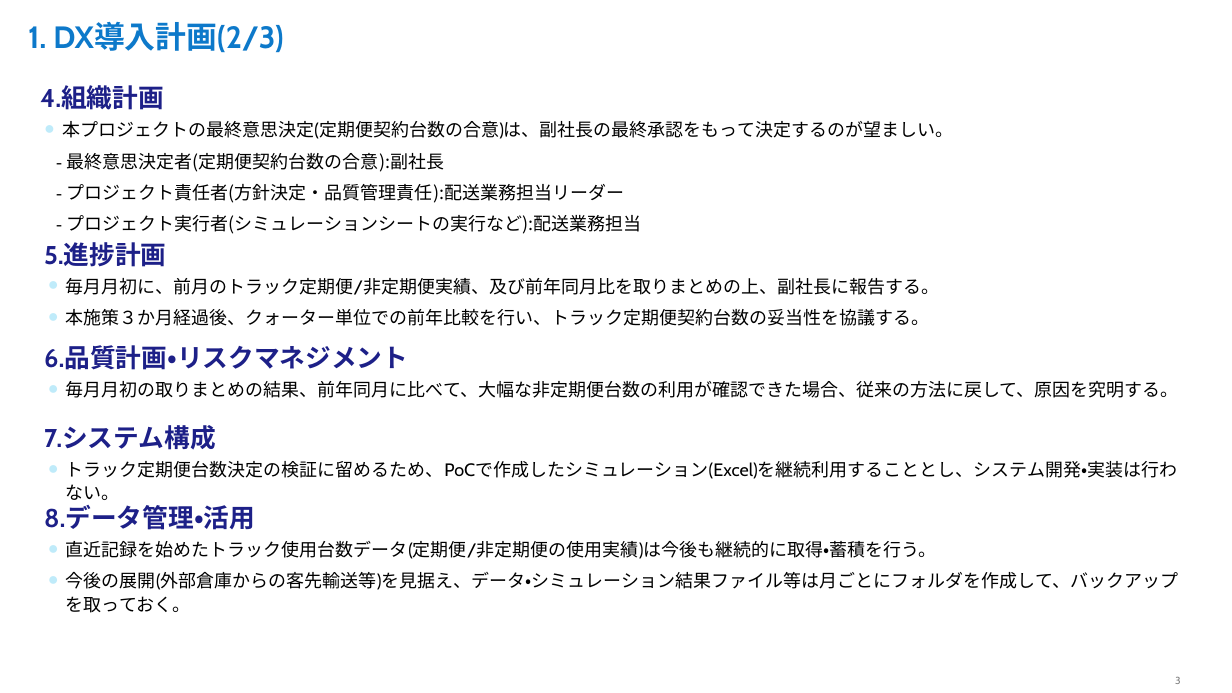
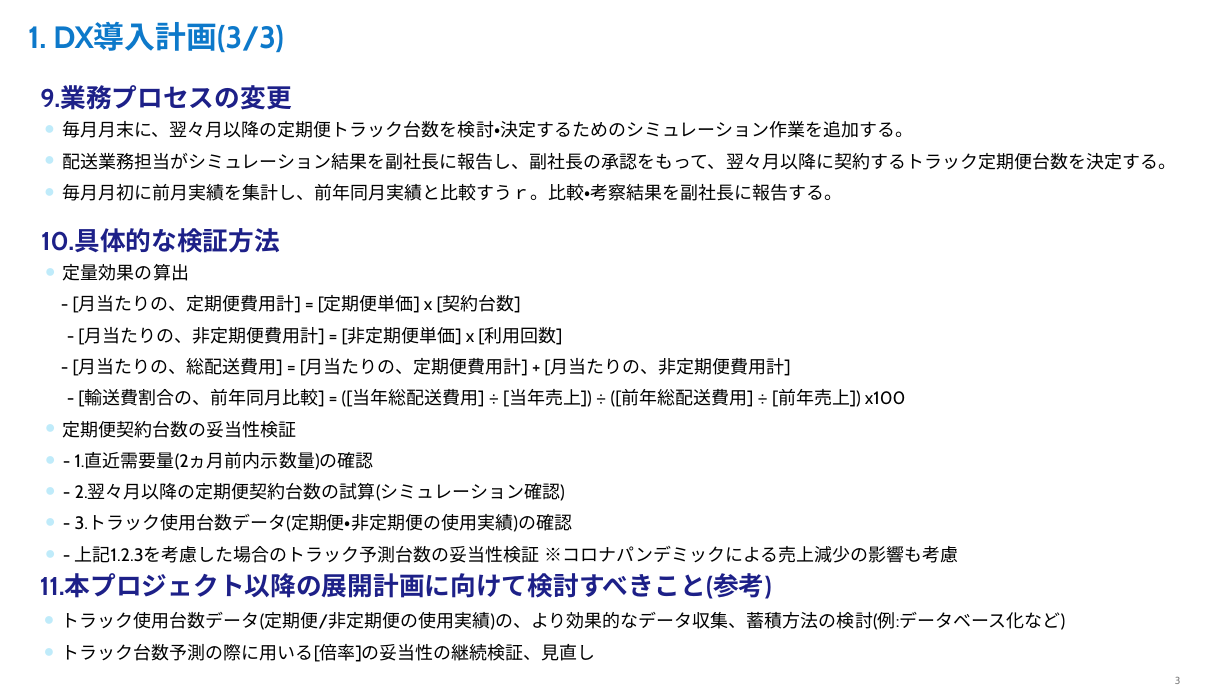
Before and after one commit to carreraastra/PBL01, a slide deck: slide 3 of PBL04_演習5_m.kiyo.pptx. Drawn at 1232x693 pixels with LibreOffice and Linux fonts; fonts in the diff are those of the drawing; background and template pictures are left out. Boxes give left, top, right and bottom in pixels: in the first picture for what was removed or moved away, otherwise in the second. Text is boxed around its words. In the diff, an @@ line names an element or a change of style, - is before the commit and + after.

```diff
--- a/PBL04_演習5_m.kiyo.pptx
+++ b/PBL04_演習5_m.kiyo.pptx
@@ text at box(28, 22, 284, 53): text changed @@
-1. DX導入計画(2/3)
+1. DX導入計画(3/3)
@@ table removed at box(37, 77, 1196, 238), 2 rows, 1 columns @@
-4.組織計画
-本プロジェクトの最終意思決定(定期便契約台数の合意)は、副社長の最終承認をもって決定するのが望ましい。 / - 最終意思決定者(定期便契約台数の合意):副社長 / - プロジェクト責任者(方針決定・品質管理責任):配送業務担当リーダー / - プロジェクト実行者(シミュレーションシートの実行など):配送業務担当
@@ table added at box(37, 77, 1196, 567), 2 rows, 1 columns @@
+9.業務プロセスの変更
+毎月月末に、翌々月以降の定期便トラック台数を検討・決定するためのシミュレーション作業を追加する。 / 配送業務担当がシミュレーション結果を副社長に報告し、副社長の承認をもって、翌々月以降に契約するトラック定期便台数を決定する。 / 毎月月初に前月実績を集計し、前年同月実績と比較すうｒ。比較・考察結果を副社長に報告する。
@@ table added at box(38, 219, 1197, 666), 2 rows, 1 columns @@
+10.具体的な検証方法
+定量効果の算出 / - [月当たりの、定期便費用計] = [定期便単価] x [契約台数] / - [月当たりの、非定期便費用計] = [非定期便単価] x [利用回数] / - [月当たりの、総配送費用] = [月当たりの、定期便費用計] + [月当たりの、非定期便費用計] / - [輸送費割合の、前年同月比較] = ([当年総配送費用] ÷ [当年売上]) ÷ ([前年総配送費用] ÷ [前年売上]) x100 / 定期便契約台数の妥当性検証 / - 1.直近需要量(2ヵ月前内示数量)の確認 / - 2.翌々月以降の定期便契約台数の試算(シミュレーション確認) / - 3.トラック使用台数データ(定期便・非定期便の使用実績)の確認 / - 上記1.2.3を考慮した場合のトラック予測台数の妥当性検証 ※コロナパンデミックによる売上減少の影響も考慮
@@ table removed at box(41, 233, 1200, 330), 2 rows, 1 columns @@
-5.進捗計画
-毎月月初に、前月のトラック定期便/非定期便実績、及び前年同月比を取りまとめの上、副社長に報告する。 / 本施策３か月経過後、クォーター単位での前年比較を行い、トラック定期便契約台数の妥当性を協議する。
@@ table removed at box(41, 336, 1200, 504), 2 rows, 1 columns @@
-6.品質計画・リスクマネジメント
-毎月月初の取りまとめの結果、前年同月に比べて、大幅な非定期便台数の利用が確認できた場合、従来の方法に戻して、原因を究明する。
@@ table removed at box(41, 416, 1200, 594), 2 rows, 1 columns @@
-7.システム構成
-トラック定期便台数決定の検証に留めるため、PoCで作成したシミュレーション(Excel)を継続利用することとし、システム開発・実装は行わない。
@@ table removed at box(41, 496, 1200, 617), 2 rows, 1 columns @@
-8.データ管理・活用
-直近記録を始めたトラック使用台数データ(定期便/非定期便の使用実績)は今後も継続的に取得・蓄積を行う。 / 今後の展開(外部倉庫からの客先輸送等)を見据え、データ・シミュレーション結果ファイル等は月ごとにフォルダを作成して、バックアップを取っておく。
@@ table added at box(36, 565, 1195, 666), 2 rows, 1 columns @@
+11.本プロジェクト以降の展開計画に向けて検討すべきこと(参考)
+トラック使用台数データ(定期便/非定期便の使用実績)の、より効果的なデータ収集、蓄積方法の検討(例:データベース化など) / トラック台数予測の際に用いる[倍率]の妥当性の継続検証、見直し
```
Also in this commit, not shown: 10 other slides changed, 1 slide added.
